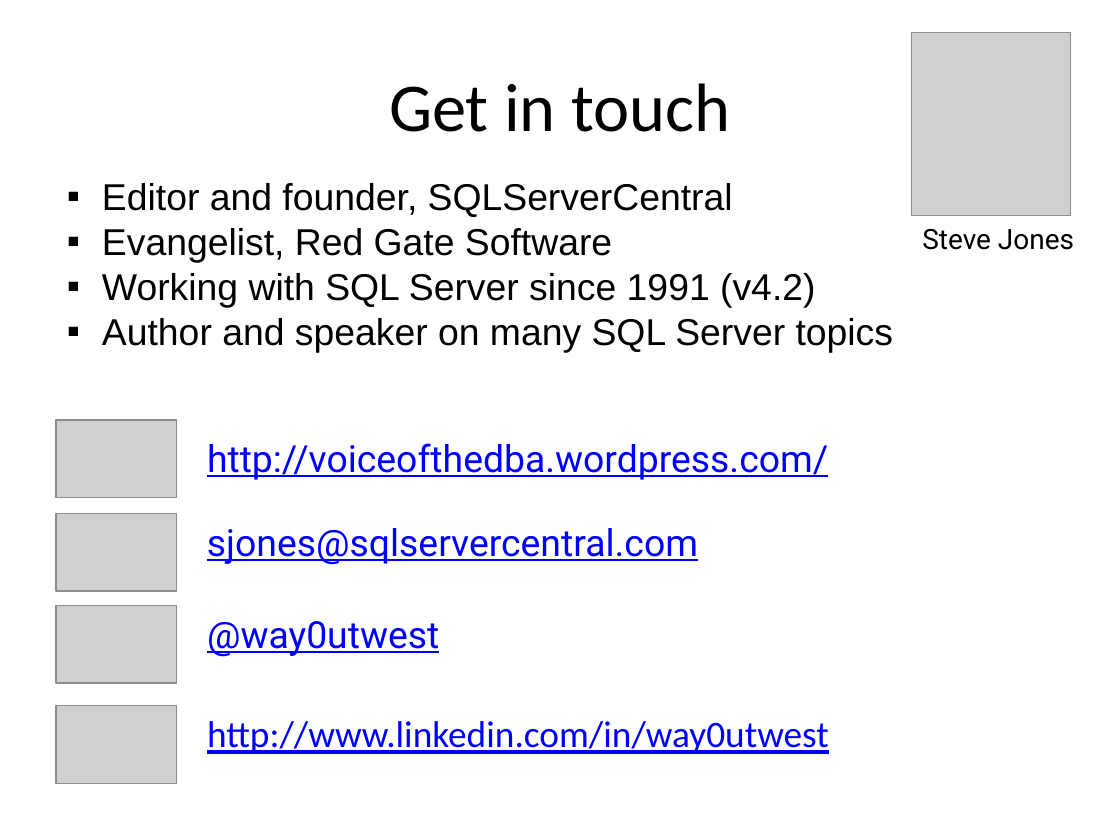
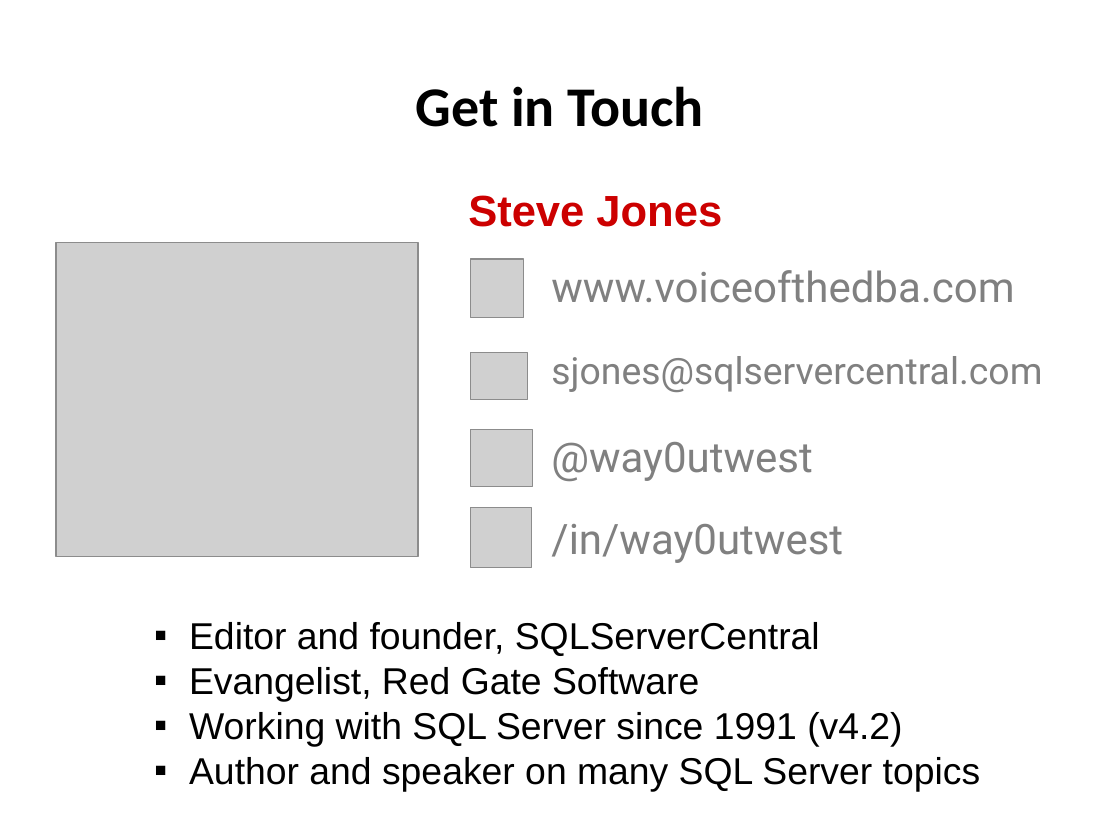
Before and after one commit to reachanu21/T-SQLWindowing, a slide deck: slide 4 of Presentation/TSQL_Windowing.pptx. Drawn at 1120x840 pixels with LibreOffice and Linux fonts; fonts in the diff are those of the drawing; grey boxes stand for pictures. Boxes give left, top, right and bottom in pixels: in the first picture for what was removed or moved away, otherwise in the second. Text is boxed around its words. In the diff, an @@ line names an element or a change of style, - is before the commit and + after.

```diff
--- a/Presentation/TSQL_Windowing.pptx
+++ b/Presentation/TSQL_Windowing.pptx
@@ title at (416, 86, 704, 127): text changed; size 44 to 36 pt; bold on @@
-Get in touch
+Get in Touch
@@ text "Steve Jones": place and size @@
-text "Steve Jones" at (922, 228, 1074, 250)
+text "Steve Jones" at (468, 195, 722, 227)
@@ text "Steve Jones" at (468, 195, 722, 227): size 18 to 28 pt, font Roboto to Arial, text colour #000000 to #CC0000, bold on @@
@@ picture: place and size @@
-picture at (912, 32, 1071, 216)
+picture at (56, 243, 418, 557)
@@ picture added at (470, 259, 524, 317) @@
@@ text added at (551, 270, 1014, 303), 27 pt, text #808080 @@
+www.voiceofthedba.com
@@ picture added at (470, 353, 528, 399) @@
@@ text "sjones@sqlservercentral.com": place and size @@
-text "sjones@sqlservercentral.com" at (207, 528, 698, 565)
+text "sjones@sqlservercentral.com" at (551, 356, 1042, 392)
@@ text "sjones@sqlservercentral.com" at (551, 356, 1042, 392): text colour #0000FF to #808080, underline off; less space between paragraphs @@
@@ picture removed at (56, 420, 177, 497) @@
@@ text removed at (207, 443, 828, 480) @@
-http://voiceofthedba.wordpress.com/
@@ picture added at (470, 430, 532, 487) @@
@@ text "@way0utwest": place and size @@
-text "@way0utwest" at (207, 621, 439, 657)
+text "@way0utwest" at (551, 442, 812, 481)
@@ text "@way0utwest" at (551, 442, 812, 481): size 24 to 27 pt, text colour #0000FF to #808080, underline off; less space between paragraphs @@
@@ picture added at (470, 507, 531, 568) @@
@@ picture removed at (56, 513, 177, 590) @@
@@ text added at (551, 524, 843, 563), 27 pt, text #808080 @@
+/in/way0utwest
@@ picture removed at (56, 606, 177, 683) @@
@@ text "Editor and founder, SQLServerCentral": place and size @@
-text "Editor and founder, SQLServerCentral" at (102, 183, 894, 352)
+text "Editor and founder, SQLServerCentral" at (189, 622, 981, 791)
@@ picture removed at (56, 706, 177, 784) @@
@@ text removed at (207, 721, 829, 754) @@
-http://www.linkedin.com/in/way0utwest
```
Also in this commit, not shown: 8 other slides changed, 5 slides added, 1 slide removed.
